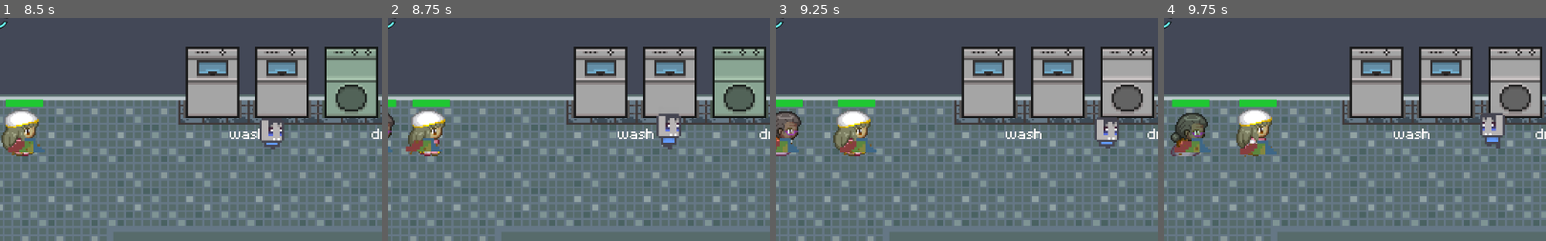
Above: before the commit, frames 1-4 (left to right).
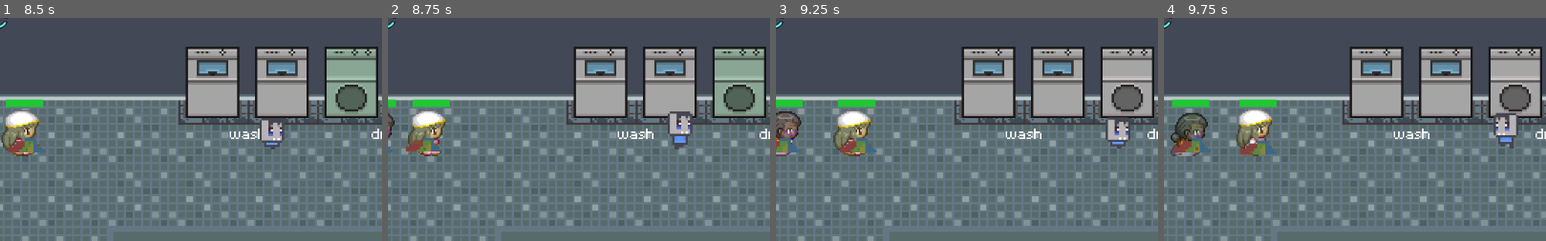
Above: after the commit, the same moments.

Repository: 924036076/laundry_simulator
Game: Godot game, scene res://levels/base_level/laundry_scene.tscn
Two runs of this game, one before a commit and one after it. Both use one fixed random seed, a clock stepped at 60 frames per second and the inputs below. Sound files missing from this copy of the repository are replaced by a short silence.
Inputs (mouse positions are % of the whole screen's width and height, from its top left):
- Up to frame 1 (8.5 s): click "Start" at 0.5 s; click (13, 10) at 1.25 s; click "Start" at 2 s; click (13, 10) at 2.75 s; click (13, 10) at 3.5 s; click "Start" at 4.25 s; click (9, 11) at 5 s; click (5, 11) at 5.75 s; move the mouse to (41, 24) at 6.52 s; click (41, 24) at 6.6 s; move the mouse to (50, 24) at 7.27 s; click (50, 24) at 7.35 s; move the mouse to (59, 24) at 8.02 s; click (59, 24) at 8.1 s
- Up to frame 2 (8.75 s): no input
- Up to frame 3 (9.25 s): move the mouse to (68, 24) at 8.77 s; click (68, 24) at 8.85 s
- Up to frame 4 (9.75 s): move the mouse to (15, 36) at 9.52 s; click (15, 36) at 9.6 s
The pictures show only the part of the screen within x 13-63%, y 10-60%; the shares and areas given below are measured in that part.

Frame 1 is identical in both runs. In frame 2, 1.2% of the frame differs, in the area x 70-80%, y 41-59%; in frame 3, 0.9%; in frame 4, 1.1%.

Commit message:
made laundry holder inherit

Diff:
--- a/characters/player/player.gd
+++ b/characters/player/player.gd
@@ -20,7 +20,7 @@
 		body.disallowed_action()
 	else:	# Allowed to interact: swap laundry loads
 		$TransferSoundPlayer.play()
-		var player_laundry : = unload_laundry() if body.can_receive else null
+		var player_laundry : = null if !body.can_receive else unload_laundry()
 		var object_laundry = null
 		if body.can_give and !laundry:
 			object_laundry = body.unload_laundry()
--- a/characters/player/player.tscn
+++ b/characters/player/player.tscn
@@ -388,7 +388,7 @@
 texture = ExtResource( 6 )
 vframes = 7
 hframes = 8
-frame = 44
+frame = 47
 
 [node name="TransferSoundPlayer" type="AudioStreamPlayer" parent="." index="2"]
 stream = ExtResource( 3 )
--- a/models/dryer/dryer.tscn
+++ b/models/dryer/dryer.tscn
@@ -6,14 +6,14 @@
 [ext_resource path="res://models/dryer/loop.wav" type="AudioStream" id=4]
 
 [sub_resource type="RectangleShape2D" id=1]
-extents = Vector2( 47.7807, 56.89 )
+extents = Vector2( 34.9408, 47.9553 )
 
 [sub_resource type="AnimationNodeStateMachinePlayback" id=2]
 
 [node name="Dryer" instance=ExtResource( 1 )]
 script = ExtResource( 3 )
 
-[node name="CollisionShape2D" type="CollisionShape2D" parent="." index="0"]
+[node name="CollisionShape2D" parent="." index="0"]
 shape = SubResource( 1 )
 
 [node name="AnimationTree" parent="." index="3"]
--- a/models/interactable/interactable.gd
+++ b/models/interactable/interactable.gd
@@ -7,7 +7,7 @@
 var interactable := true setget set_interactable
 var mouse_over := false setget _mouse_over
 var radius := 0.0
-var offset := Vector2(0,0)
+
 
 func _ready() -> void:
 	_calculate_radius()
@@ -59,15 +59,14 @@
 
 
 func _mouse_over(over : bool) -> void:
-	self.mouse_over = over
+	mouse_over = over
 
 
 func _on_Interactable_input_event(viewport, event, shape_idx):
-	#if !mouse_over: return
+	if !mouse_over: return
 	if not event is InputEventMouseButton: return
 	if event.button_index != BUTTON_LEFT: return
 	if not event.is_pressed(): return
 
-	print("click!")
 	get_tree().set_input_as_handled()
 	EventHub.emit_signal("click", self)
--- a/models/laundry_holder/laundry_holder.gd
+++ b/models/laundry_holder/laundry_holder.gd
@@ -1,31 +1,12 @@
-extends Area2D
+extends Interactable
 class_name LaundryHolder
 
-const default_modulation := Color(1, 1, 1, 1)
-const selected_modulation := Color(0.83, 1, 0.89, 1)
-var is_target := false setget set_target
-var interactable := true setget set_interactable
-var mouse_over := false
-var radius := 0.0
-var offset := Vector2(0,0)
 var laundry : Node2D = null
 var can_give := true
 var can_receive := true
 var laundry_available := false
 var laundry_parent : Node2D = self
-
-
-func _ready() -> void:
-	_calculate_radius()
-
-
-func _calculate_radius() -> void:
-	# Default method for calculating interaction radius for rectangular interactables
-	# Overridden for any interactables with circular colliders
-
-	var extents =  $CollisionShape2D.shape.get_extents()
-	# Halving the smallest extent by two for better controlability/feel
-	radius = min(extents.x, extents.y)/2
+var offset := Vector2(0,0)
 
 
 func load_laundry(laundry_in : Node2D) -> void:
@@ -46,50 +27,9 @@
 	laundry_available = false
 	return laundry_to_give
 
-func _mouse_over(over : bool) -> void:
-	self.mouse_over = over
-
-
-func set_target(boolean) -> void:
-	is_target = boolean
-	modulate()
 
 func reset() -> void:
 	if laundry:
 		laundry.queue_free()
 	laundry = null
 	laundry_available = false
-
-func disallowed_action() -> void:
-	# Overriden by scenes that inherit
-	pass
-
-func modulate() -> void:
-	if is_target or mouse_over and interactable:
-		$Sprite.modulate = selected_modulation
-	else:
-		$Sprite.modulate = default_modulation
-
-func _on_mouse_entered() -> void:
-	mouse_over = true
-	modulate()
-
-func _on_mouse_exited() -> void:
-	mouse_over = false
-	modulate()
-
-func set_interactable(boolean) -> void:
-	interactable = boolean
-	modulate()
-
-
-func _on_Interactable_input_event(viewport, event, shape_idx):
-	#if !mouse_over: return
-	if not event is InputEventMouseButton: return
-	if event.button_index != BUTTON_LEFT: return
-	if not event.is_pressed(): return
-
-	print("click!")
-	get_tree().set_input_as_handled()
-	EventHub.emit_signal("click", self)
-	#print("click on: ", get_name())
--- a/project.godot
+++ b/project.godot
@@ -54,7 +54,7 @@
 "language": "GDScript",
 "path": "res://models/interactable/interactable.gd"
 }, {
-"base": "Area2D",
+"base": "Interactable",
 "class": "LaundryHolder",
 "language": "GDScript",
 "path": "res://models/laundry_holder/laundry_holder.gd"
